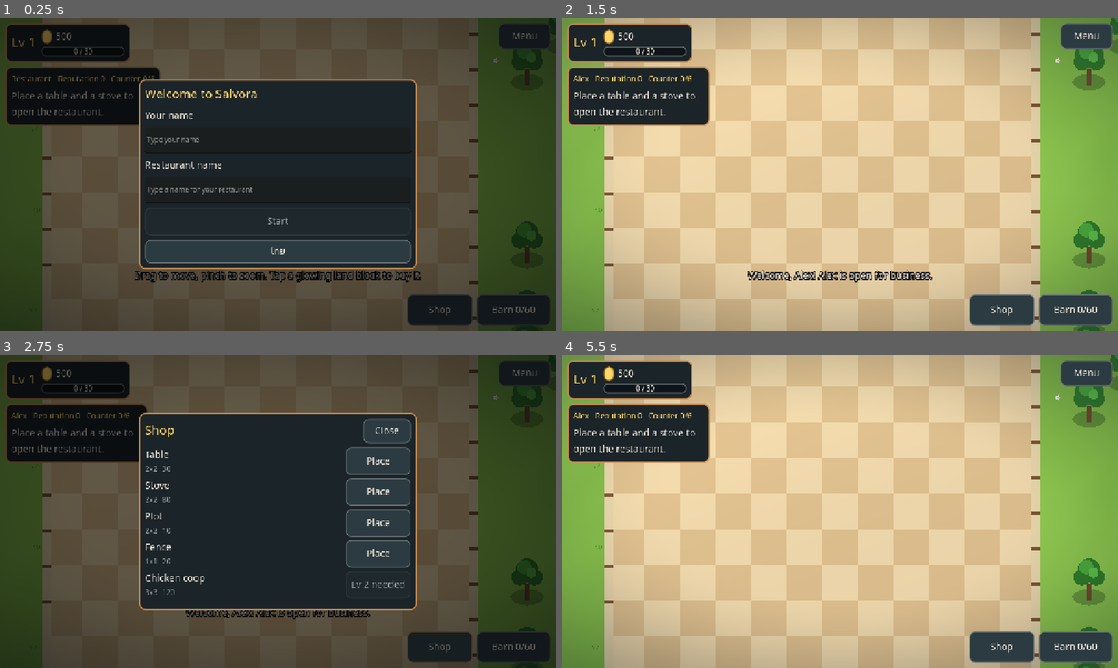
Above: before the commit, frames 1-4 (two rows, left to right).
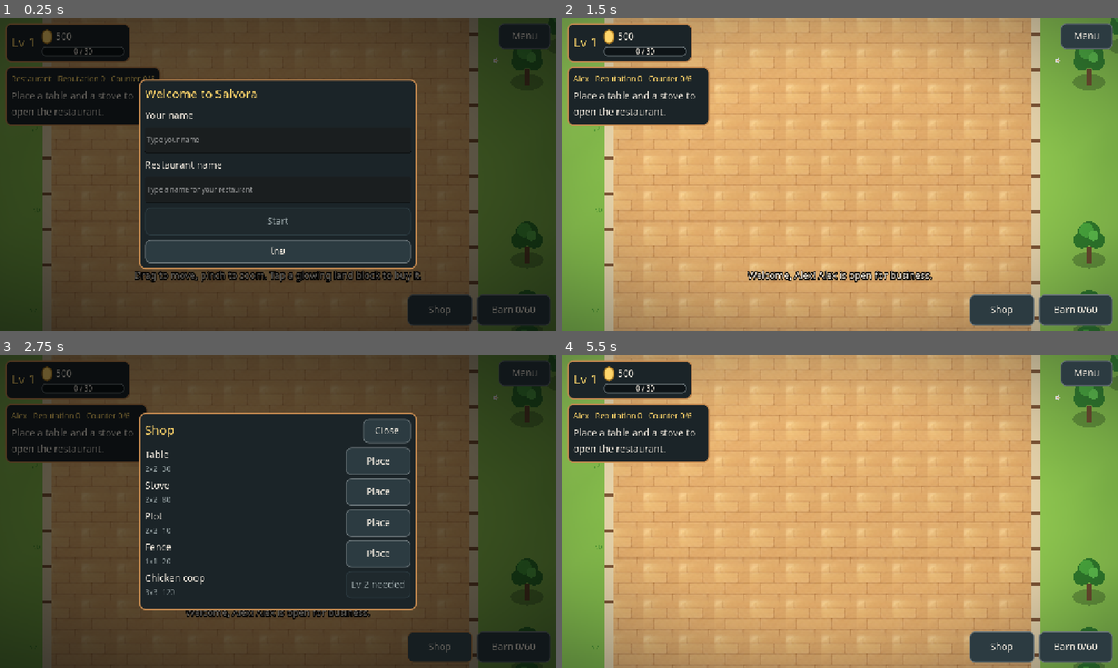
Above: after the commit, the same moments.

Repository: sakagitnat/My-game
Game: Godot game, scene res://scenes/world.tscn
The game is run twice, just before and just after one commit, with the same random seed, the same clock (stepped at 60 frames per second) and the same inputs.
Inputs (mouse positions are in pixels of both pictures, inside the frame that each line leads up to):
- Up to frame 1 (0.25 s): no input
- Up to frame 2 (1.5 s): click (840, 140) at 0.52 s; type "Alex" at 0.6 s; click (840, 190) at 0.75 s; type "Alex" at 0.83 s; click "Start" at 1.25 s
- Up to frame 3 (2.75 s): click "Shop" at 2 s
- Up to frame 4 (5.5 s): click "Barn 0/60" at 2.75 s; click "Shop" at 3.5 s; click "Place" at 4.25 s; click "Done" at 5 s

The runs differ from the first frame. In frame 1, 3.7% of the frame differs, in the area x 9-85%, y 1-100%; in frame 2, 61%; in frame 3, 3.5%; in frame 4, 62%, in the area x 9-85%, y 0-100%.

Commit message:
Set A art (sheet drawn by GPT) cut into assets/td: floors, walls, windows, doors, kitchen, dining, decor, props; shop floor alternates boards
Co-Authored-By: Claude Sonnet 5.5 <noreply@anthropic.com>
Claude-Session: https://claude.ai/code/session_017R2xVMGFyizhgT3oNq3RGh

Diff:
--- a/scripts/visuals/scene_decor.gd
+++ b/scripts/visuals/scene_decor.gd
@@ -29,7 +29,7 @@
 const TILE_ART := {
 	SceneLayout.Tile.ROAD: ["tile_road_dirt_01", "tile_road_dirt_02", "tile_road_dirt_03"],
 	SceneLayout.Tile.PAVEMENT: ["tile_pavement_01", "tile_pavement_02"],
-	SceneLayout.Tile.FLOOR: ["tile_floor_01", "tile_floor_02", "tile_floor_03"],
+	SceneLayout.Tile.FLOOR: ["tile_floor_01", "tile_floor_02"],   # tile_floor_03 is the kitchen floor (no ground kind for it yet)
 }
 const WALL_ART := {"wall": "wall_plain_01", "low": "wall_low_01"}
 const WALL_SIDE_ART := "wall_side_01"
@@ -90,7 +90,10 @@
 	var variants: Array = ids.filter(func(id: String) -> bool: return Assets.get_tex(id) != null)
 	if variants.is_empty():
 		return false
-	var tex := Assets.get_tex(variants[int(Noise2D.hash2(c.x, c.y, 71) * variants.size()) % variants.size()])
+	var pick := int(Noise2D.hash2(c.x, c.y, 71) * variants.size()) % variants.size()
+	if t == SceneLayout.Tile.FLOOR:
+		pick = (c.x + c.y) % 2 % variants.size()   # the shop floor alternates its two boards like a checker
+	var tex := Assets.get_tex(variants[pick])
 	var mid := Iso.cell_to_world(c)
 	var size := Vector2.ONE * Iso.TILE_W * 1.04
 	draw_texture_rect(tex, Rect2(mid - size * 0.5, size), false)
Binary file added: assets/td/deco/deco_crate_01.png
Not shown, added: assets/td/deco/deco_crate_01.png.import
Binary file added: assets/td/deco/deco_lamp_floor_01.png
Not shown, added: assets/td/deco/deco_lamp_floor_01.png.import
Binary file added: assets/td/deco/deco_plant_pot_01.png
Not shown, added: assets/td/deco/deco_plant_pot_01.png.import
Binary file added: assets/td/deco/deco_rug_01.png
Not shown, added: assets/td/deco/deco_rug_01.png.import
Binary file added: assets/td/deco/deco_trash_bin_01.png
Not shown, added: assets/td/deco/deco_trash_bin_01.png.import
Binary file added: assets/td/furniture/rest_bench_01.png
Not shown, added: assets/td/furniture/rest_bench_01.png.import
(and 80 more such lines)
